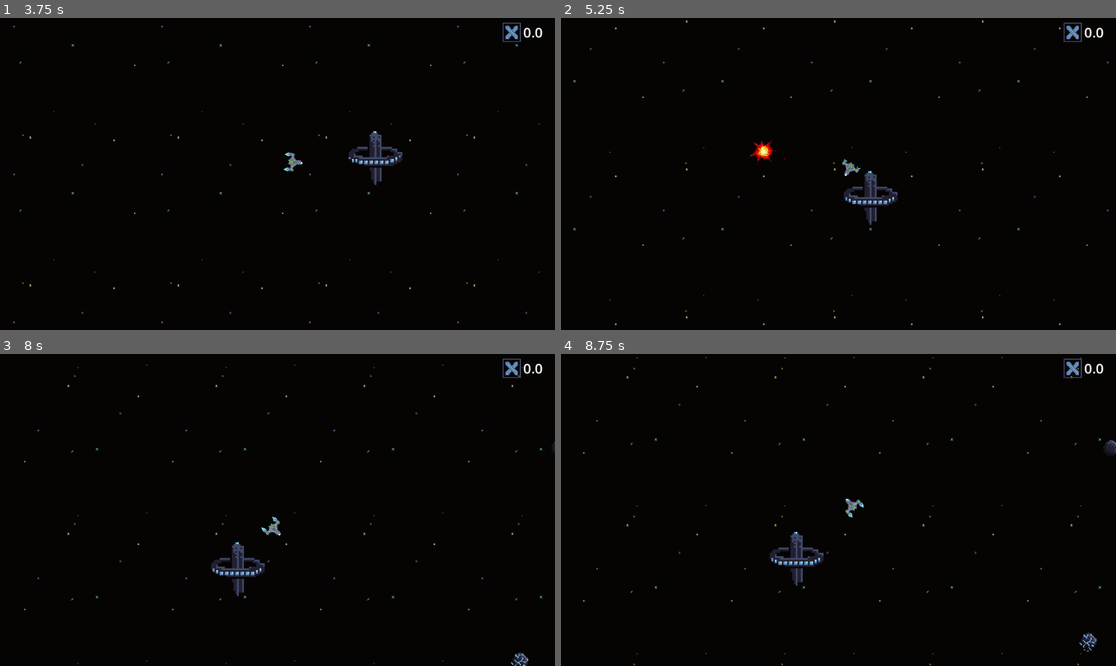
Above: before the commit, frames 1-4 (two rows, left to right).
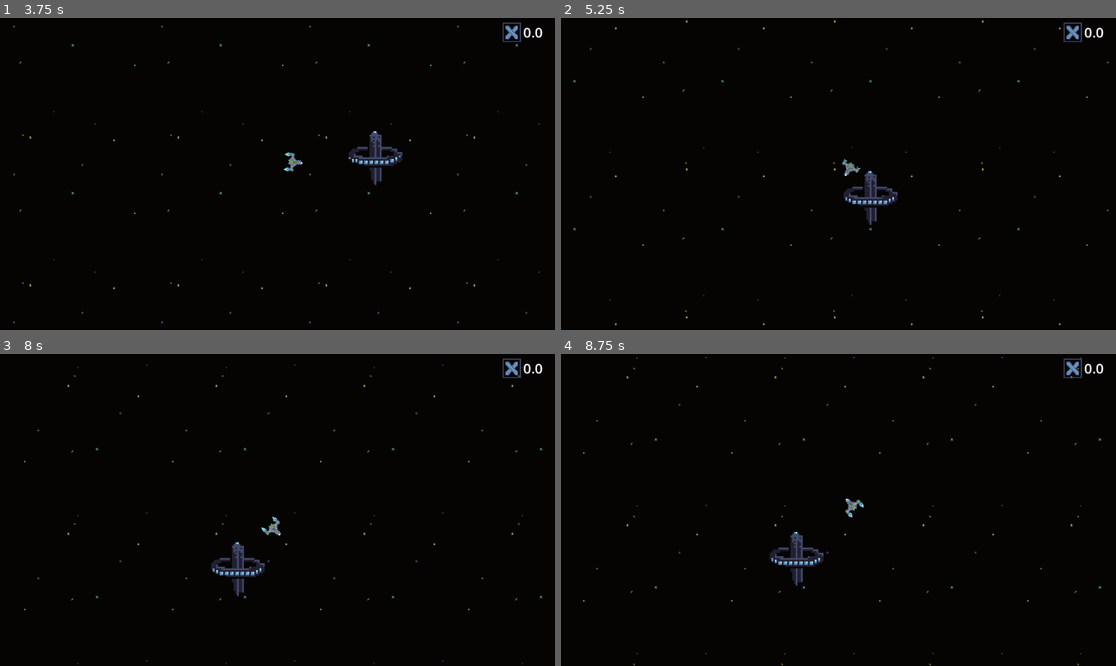
Above: after the commit, the same moments.

Repository: JoshPattman/microjam-034
Game: Godot game, scene res://scenes/game.tscn
Same seed, same stepped clock (60 frames per second), same inputs: the game is played once before the commit and once after it. Sound files missing from this copy of the repository are replaced by a short silence.
Inputs:
- Up to frame 1 (3.75 s): tap Enter at 0.5 s; hold D (player_right) 0.53-1.28 s; tap Shift (player_boost) at 0.6 s; tap Space at 1.25 s; hold S (player_back) 1.28-2.03 s; tap Ctrl (player_break) at 1.35 s; hold D (player_right) 2.03-2.78 s; tap E (player_collect) at 2.1 s; hold W (player_forward) 2.78-3.53 s; tap 2 (player_place_bouncer) at 2.85 s; hold A (player_left) from 3.53 s (still down); tap 1 (player_place_shooter) at 3.6 s
- Up to frame 2 (5.25 s): tap Shift (player_boost) at 4.35 s; release A (player_left) at 5.03 s; hold S (player_back) from 5.03 s (still down); hold Ctrl (player_break) from 5.03 s (still down)
- Up to frame 3 (8 s): release S (player_back) at 5.78 s; release Ctrl (player_break) at 5.78 s; hold D (player_right) 5.78-6.53 s; tap E (player_collect) at 5.85 s; hold W (player_forward) 6.53-7.28 s; tap 2 (player_place_bouncer) at 6.6 s; hold D (player_right) from 7.28 s (still down); tap 1 (player_place_shooter) at 7.35 s
- Up to frame 4 (8.75 s): release D (player_right) at 8.03 s; hold S (player_back) from 8.03 s (still down); tap Shift (player_boost) at 8.1 s

Frame 1 is identical in both runs. In frame 2, 0.2% of the frame differs, in the area x 33-41%, y 39-47%; in frame 3, 0.1%; in frame 4, 0.2%, in the area x 93-100%, y 27-96%.

Commit message:
more reliable collisions

Diff:
--- a/godot/scenes/game.tscn
+++ b/godot/scenes/game.tscn
@@ -29,7 +29,7 @@
 position = Vector2(0, -1)
 script = ExtResource("1_iywne")
 enemy_spawn_groups = Array[ExtResource("2_0tnpc")]([SubResource("Resource_vtaks"), SubResource("Resource_kvpfn")])
-max_enemies = 5
+max_enemies = 1
 shooter_prefab = ExtResource("4_kvpfn")
 bouncer_prefab = ExtResource("5_dinhu")
 
--- a/godot/scripts/asteroid.gd
+++ b/godot/scripts/asteroid.gd
@@ -1,6 +1,8 @@
 class_name Asteroid extends CustomRigidbody2D
 
-@export var speed: float = 50.0
+func _ready() -> void:
+	pass
 
-func _ready() -> void:
-	pass #real_velocity = Utils.get_random_unit_vector() * speed
+func _on_rb_collision(point: Vector2, normal: Vector2, other: CustomRigidbody2D) -> void:
+	if other is Asteroid:
+		real_velocity = real_velocity.bounce(normal)
--- a/godot/scripts/custom_rb.gd
+++ b/godot/scripts/custom_rb.gd
@@ -21,9 +21,32 @@
 var blackhole_location: Vector2
 var initial_blackhole_suck_location: Vector2
 
-# This function should use gme time velocity and is passed in game time delta
+func _get_rb_in_parents(n: Node) -> CustomRigidbody2D:
+	if n == null:
+		return null
+	if n is CustomRigidbody2D:
+		return n
+	var p = n.get_parent()
+	if p != null:
+		return _get_rb_in_parents(p)
+	return null
+
 func _move_and_slide(delta: float) -> void:
 	move_and_slide()
+	for i in range(get_slide_collision_count()):
+		var col = get_slide_collision(i)
+		var collider = col.get_collider()
+		if collider is Node:
+			var rb = _get_rb_in_parents(collider)
+			if rb != null:
+				_on_rb_collision_wrapper(col.get_position(), col.get_normal(), rb)
+				rb._on_rb_collision_wrapper(col.get_position(), -col.get_normal(), self)
+
+func _on_rb_collision_wrapper(point: Vector2, normal: Vector2, other: CustomRigidbody2D) -> void:
+	_on_rb_collision(point, normal, other)
+
+func _on_rb_collision(point: Vector2, normal: Vector2, other: CustomRigidbody2D) -> void:
+	pass
 
 # Override this to do physics
 func _custom_physics_process(delta: float) -> void:
--- a/godot/scripts/enemy.gd
+++ b/godot/scripts/enemy.gd
@@ -24,10 +24,8 @@
 var recalc_avoids_timer: float = 0.0
 var recalc_avoids_every: float = 0.25
 
-func _move_and_slide(delta: float) -> void:
-	var col = move_and_collide(delta * velocity)
-	if col != null:
-		blow_up()
+func _on_rb_collision(point: Vector2, normal: Vector2, other: CustomRigidbody2D) -> void:
+	blow_up()
 
 func _ready() -> void:
 	add_to_group("enemies")
--- a/godot/scripts/game.gd
+++ b/godot/scripts/game.gd
@@ -61,7 +61,6 @@
 		if ins is Node2D:
 			ins.global_position = loc + Vector2(1, 0).rotated(angle)
 		angle += PI * 2 / len(group.items)
-		print("Spawned ", ins.name)
 
 func _spawn_initial_asteroids() -> void:
 	for i in range(8):
--- a/godot/scripts/player.gd
+++ b/godot/scripts/player.gd
@@ -39,10 +39,8 @@
 	add_sibling(explosion_instance)
 	queue_free()
 
-func _move_and_slide(delta: float) -> void:
-	var col = move_and_collide(delta * velocity)
-	if col != null:
-		blow_up()
+func _on_rb_collision(point: Vector2, normal: Vector2, other: CustomRigidbody2D) -> void:
+	blow_up()
 
 func _custom_physics_process(delta: float) -> void:
 	var booster = 0.0
--- a/godot/scripts/time_dialater.gd
+++ b/godot/scripts/time_dialater.gd
@@ -21,6 +21,7 @@
 	if dist > slow_range:
 		return 1.0
 	var t = 1 - (dist / slow_range)
+	t = t*t
 	return (1-t) * 1.0 + t * slow_mult
 
 func get_acceleration_at(pos: Vector2) -> Vector2:
Not shown: 1 places in godot/game_objects/player_camera.tscn that only renumber resources
